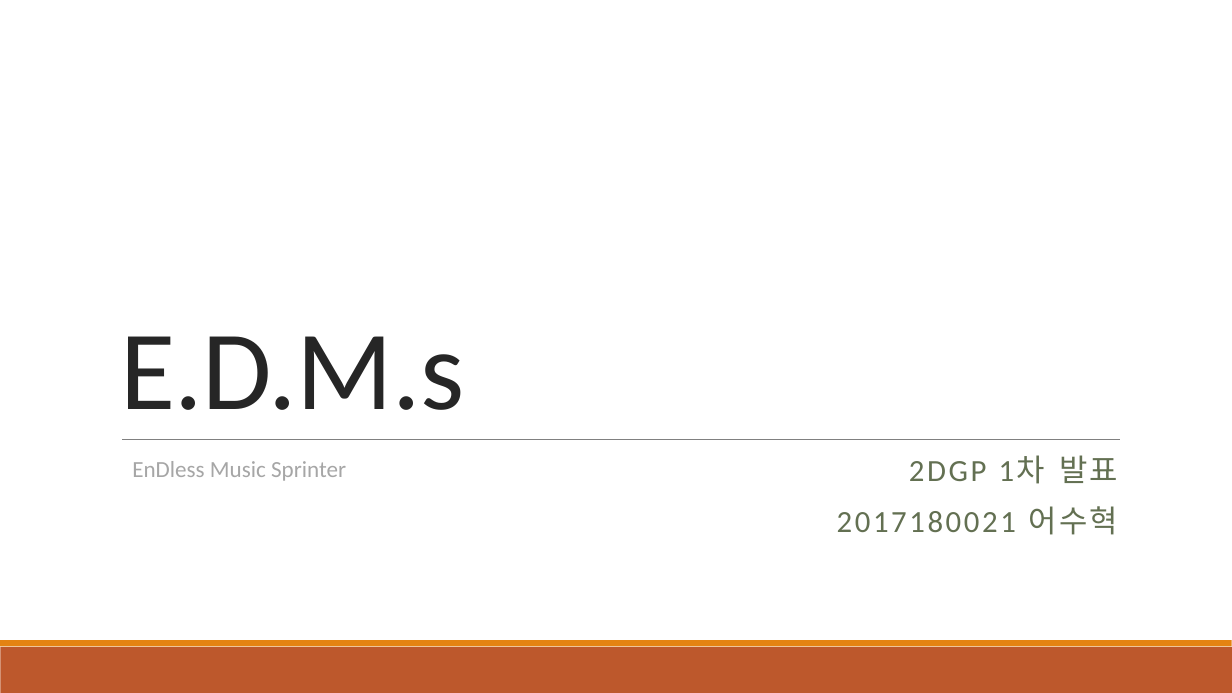
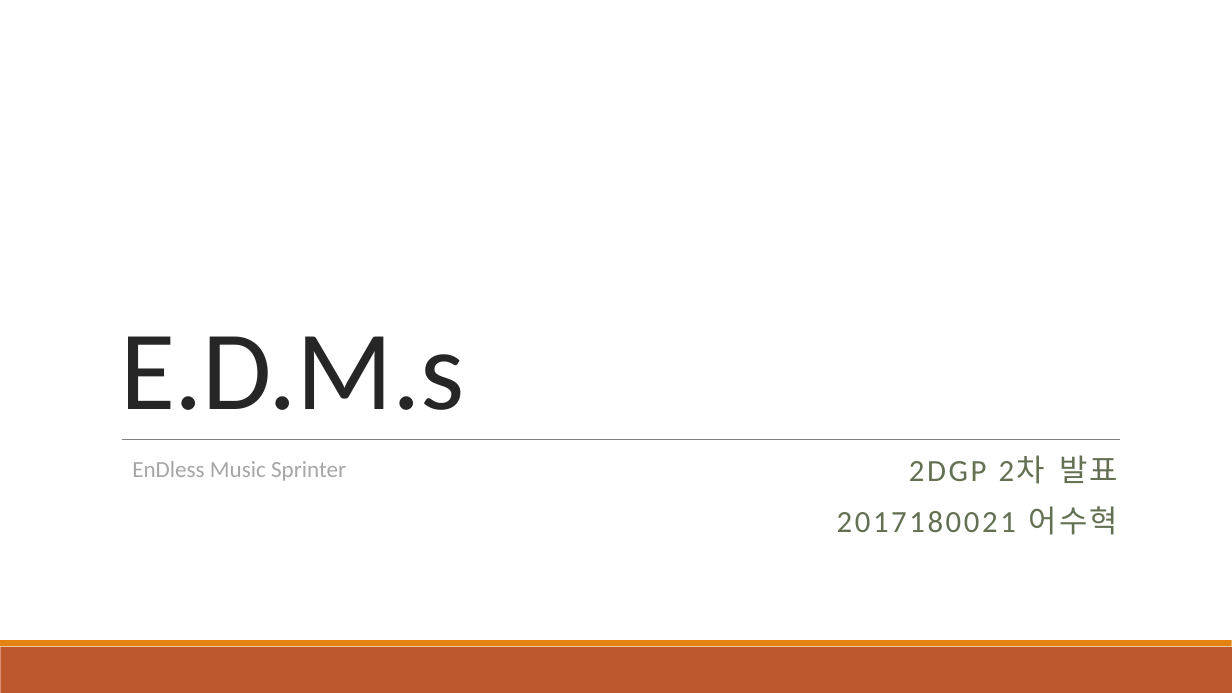
Before and after one commit to SH-Broar/Python---2DGP, a slide deck: slide 1 of Project/제출용/2차 발표.pptx. Drawn at 1232x693 pixels with LibreOffice and Linux fonts; fonts in the diff are those of the drawing. Boxes give left, top, right and bottom in pixels: in the first picture for what was removed or moved away, otherwise in the second. Text is boxed around its words. In the diff, an @@ line names an element or a change of style, - is before the commit and + after.

```diff
--- a/Project/제출용/2차 발표.pptx
+++ b/Project/제출용/2차 발표.pptx
@@ subtitle at (x1=909, y1=455, x2=1118, y2=484): text changed @@
-2DGP 1차 발표
+2DGP 2차 발표
```
Also in this commit, not shown: 3 other slides changed, 2 slides added, 4 slides removed, 2 other files.
